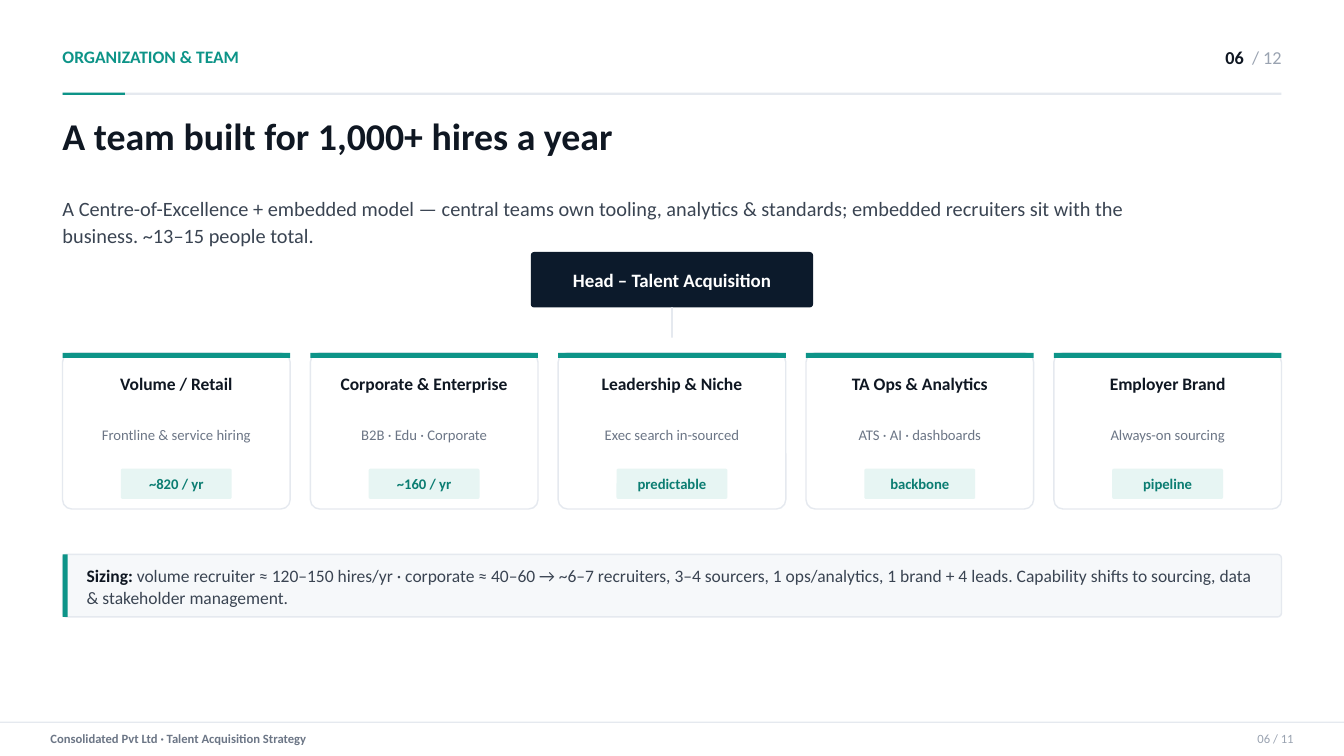
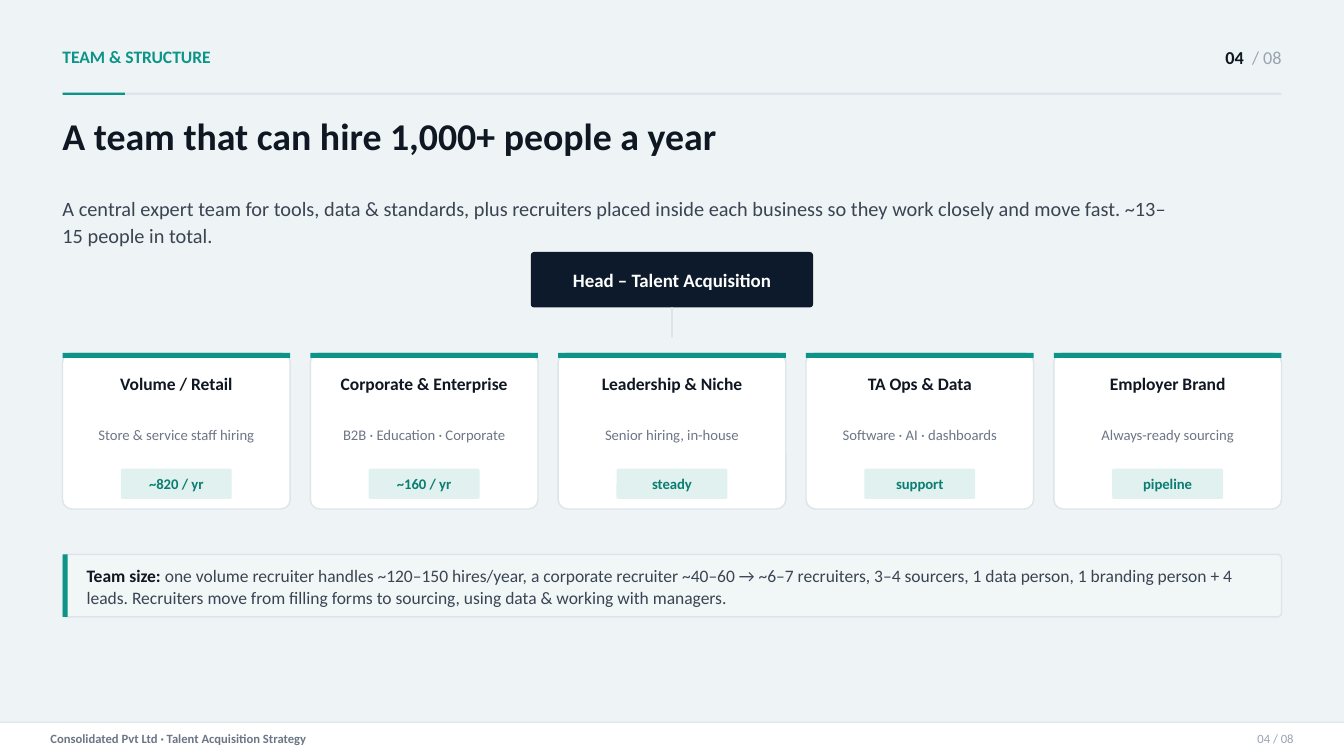
Before and after one commit to mi2arun/ta-strategy-consolidated, a slide deck: slide 5 of TA-Strategy.pptx (slide 7 before the commit). Drawn at 1344x756 pixels with LibreOffice and Linux fonts; fonts in the diff are those of the drawing. Boxes give left, top, right and bottom in pixels: in the first picture for what was removed or moved away, otherwise in the second. Text is boxed around its words. In the diff, an @@ line names an element or a change of style, - is before the commit and + after.

```diff
--- a/TA-Strategy.pptx
+++ b/TA-Strategy.pptx
@@ rectangle added at (0,0,1344,756), fill #EEF4F5 @@
@@ text at (62,51,210,63): text changed @@
-ORGANIZATION & TEAM
+TEAM & STRUCTURE
@@ text at (1225,52,1281,64): text changed @@
-06 / 12
+04 / 08
@@ fill #E5E9EF to #DDE4EA in 3 elements at (671,308,674,338), (0,722,1344,723), (63,93,1281,95) @@
@@ text at (62,123,717,156): text changed @@
-A team built for 1,000+ hires a year
+A team that can hire 1,000+ people a year
@@ text at (62,202,1166,247): text changed @@
-A Centre-of-Excellence + embedded model — central teams own tooling, analytics & standards; embedded recruiters sit with the business. ~13–15 people total.
+A central expert team for tools, data & standards, plus recruiters placed inside each business so they work closely and move fast. ~13–15 people in total.
@@ outline #E5E9EF 1 pt to #DDE4EA 1 pt in 5 elements at (63,353,290,509), (311,353,538,509), (559,353,786,509), (807,353,1034,509), (1054,353,1281,509) @@
@@ text at (868,378,972,393): text changed @@
-TA Ops & Analytics
+TA Ops & Data
@@ text at (98,430,254,443): text changed @@
-Frontline & service hiring
+Store & service staff hiring
@@ text at (343,430,505,443): text changed @@
-B2B · Edu · Corporate
+B2B · Education · Corporate
@@ text at (605,430,739,443): text changed @@
-Exec search in-sourced
+Senior hiring, in-house
@@ text at (843,430,997,440): text changed @@
-ATS · AI · dashboards
+Software · AI · dashboards
@@ text at (1101,430,1234,443): text changed @@
-Always-on sourcing
+Always-ready sourcing
@@ rounded rectangle at (617,469,728,499): fill #E7F5F3 to #E0F1EF @@
@@ text at (652,478,692,492): text changed @@
-predictable
+steady
@@ rounded rectangle at (865,469,976,499): fill #E7F5F3 to #E0F1EF @@
@@ text at (896,479,943,492): text changed @@
-backbone
+support
@@ rounded rectangle at (63,555,1281,617): fill #F6F8FA to #F1F6F7; outline #E5E9EF 1 pt to #DDE4EA 1 pt @@
@@ text at (87,569,1232,607): text changed @@
-Sizing: volume recruiter ≈ 120–150 hires/yr · corporate ≈ 40–60 → ~6–7 recruiters, 3–4 sourcers, 1 ops/analytics, 1 brand + 4 leads. Capability shifts to sourcing, data & stakeholder management.
+Team size: one volume recruiter handles ~120–150 hires/year, a corporate recruiter ~40–60 → ~6–7 recruiters, 3–4 sourcers, 1 data person, 1 branding person + 4 leads. Recruiters move from filling forms to sourcing, using data & working with managers.
@@ text at (1257,734,1294,743): text changed @@
-06 / 11
+04 / 08
```
Also in this commit, not shown: 8 other slides changed, 1 slide added, 3 slides removed, 3 other files.
